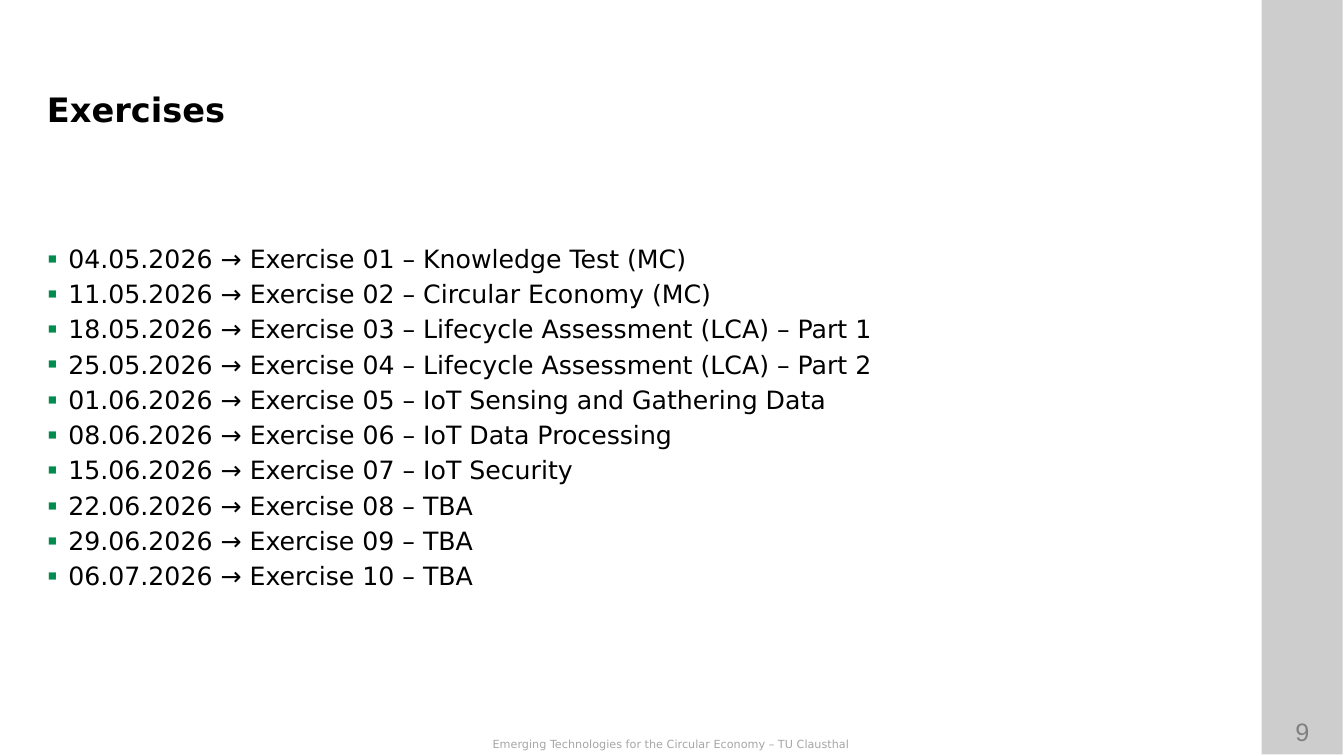
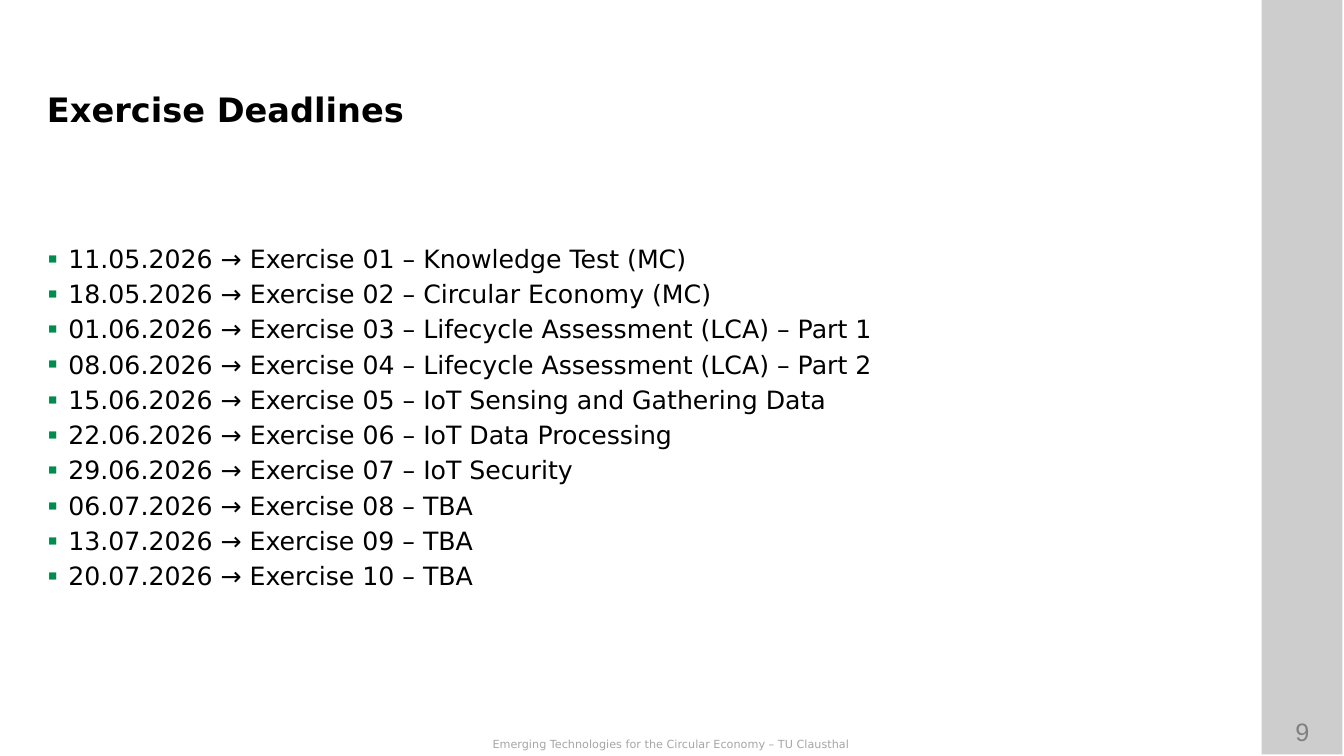
Before and after one commit to ETCE-LAB/teaching-material, a slide deck: slide 9 of Emerging-Technologies-for-the-Circular-Economy/ETCE-L00-Organization.pptx. Drawn at 1344x756 pixels with LibreOffice and Linux fonts; fonts in the diff are those of the drawing; background and template pictures are left out. Boxes give left, top, right and bottom in pixels: in the first picture for what was removed or moved away, otherwise in the second. Text is boxed around its words. In the diff, an @@ line names an element or a change of style, - is before the commit and + after.

Commit message:
Update ETCE L00 Exercise Dates

```diff
--- a/Emerging-Technologies-for-the-Circular-Economy/ETCE-L00-Organization.pptx
+++ b/Emerging-Technologies-for-the-Circular-Economy/ETCE-L00-Organization.pptx
@@ text at [47,96,404,123]: text changed @@
-Exercises
+Exercise Deadlines
@@ text at [68,249,871,586]: text changed @@
-▪ 04.05.2026 → Exercise 01 – Knowledge Test (MC)
-▪ 11.05.2026 → Exercise 02 – Circular Economy (MC)
-▪ 18.05.2026 → Exercise 03 – Lifecycle Assessment (LCA) – Part 1
-▪ 25.05.2026 → Exercise 04 – Lifecycle Assessment (LCA) – Part 2
-▪ 01.06.2026 → Exercise 05 – IoT Sensing and Gathering Data
-▪ 08.06.2026 → Exercise 06 – IoT Data Processing
-▪ 15.06.2026 → Exercise 07 – IoT Security
-▪ 22.06.2026 → Exercise 08 – TBA
-▪ 29.06.2026 → Exercise 09 – TBA
-▪ 06.07.2026 → Exercise 10 – TBA
+▪ 11.05.2026 → Exercise 01 – Knowledge Test (MC)
+▪ 18.05.2026 → Exercise 02 – Circular Economy (MC)
+▪ 01.06.2026 → Exercise 03 – Lifecycle Assessment (LCA) – Part 1
+▪ 08.06.2026 → Exercise 04 – Lifecycle Assessment (LCA) – Part 2
+▪ 15.06.2026 → Exercise 05 – IoT Sensing and Gathering Data
+▪ 22.06.2026 → Exercise 06 – IoT Data Processing
+▪ 29.06.2026 → Exercise 07 – IoT Security
+▪ 06.07.2026 → Exercise 08 – TBA
+▪ 13.07.2026 → Exercise 09 – TBA
+▪ 20.07.2026 → Exercise 10 – TBA
```
Also in this commit, not shown: 1 other file.
